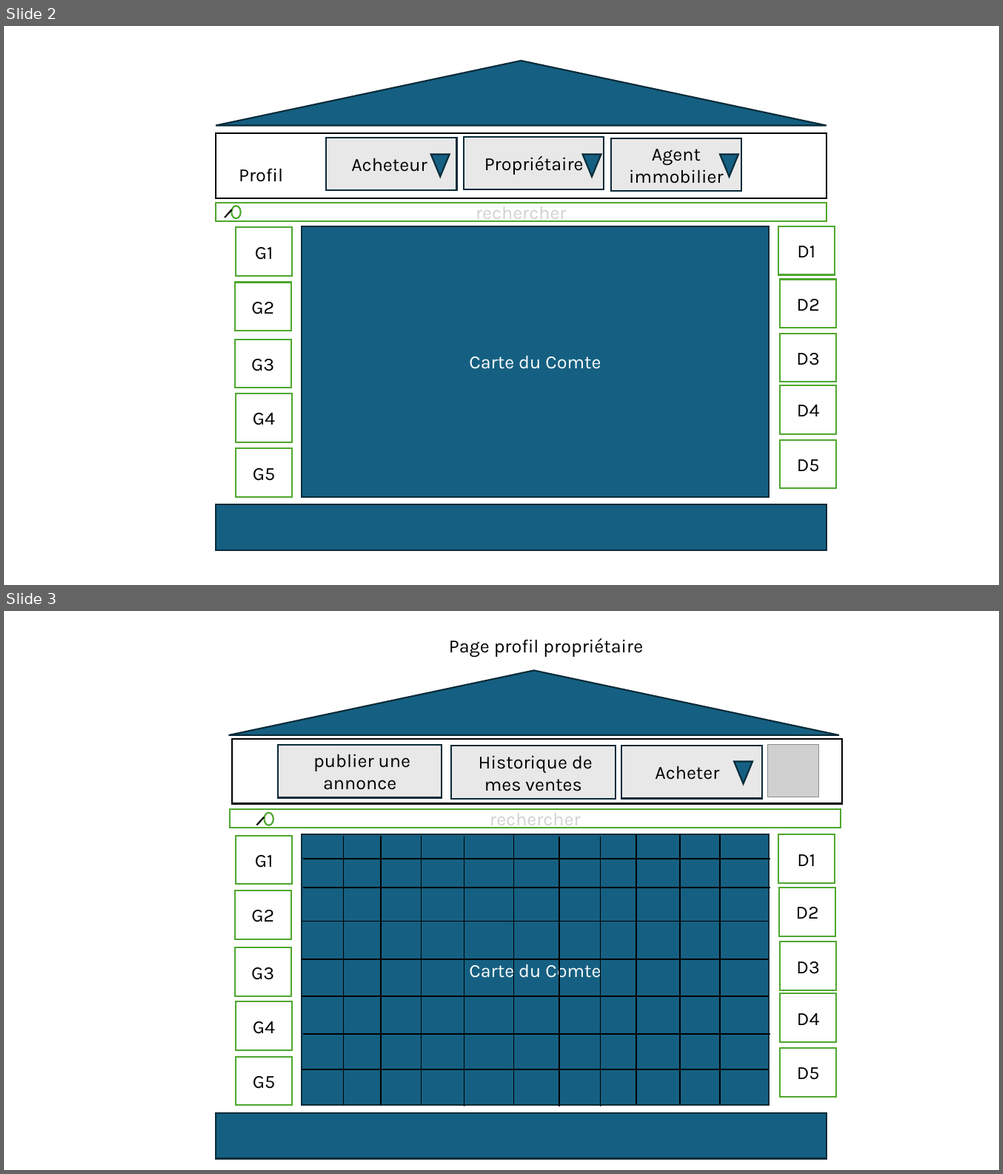
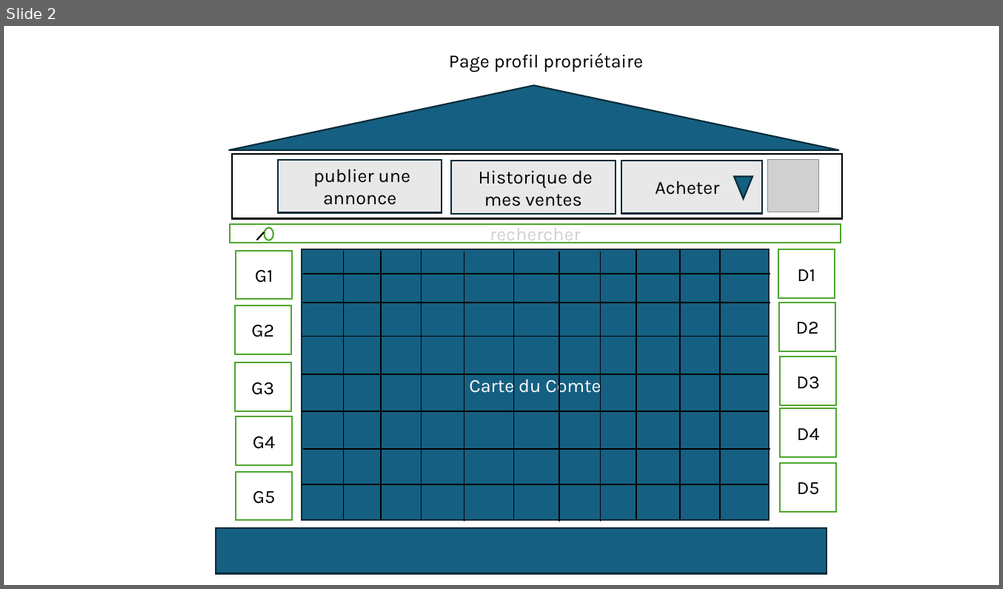
Before and after one commit to cours-de-visualisations/projet1, a slide deck: visualisation.pptx. Shown one above the other, each under a label of ours: slides 2 and 3 before the commit, slide 2 after it. The pictures are 1003x1174 and 1003x589 pixels, drawn with LibreOffice and Linux fonts; fonts in the diff are those of the drawing; grey boxes stand for pictures. Boxes give left, top, right and bottom in pixels: in the first picture for what was removed or moved away, otherwise in the second. Text is boxed around its words. In the diff, an @@ line names an element or a change of style, - is before the commit and + after.

```diff
--- a/visualisation.pptx
+++ b/visualisation.pptx
@@ slide 2 removed at (4,26,999,585), background #FFFFFF @@
@@ triangle removed at (216,61,826,126) @@
@@ rectangle removed at (216,133,826,198) @@
@@ rectangle removed at (327,138,457,191) @@
-Acheteur
@@ triangle removed at (431,154,449,177) @@
@@ rectangle removed at (464,137,604,190) @@
-Propriétaire
@@ triangle removed at (582,154,601,177) @@
@@ rectangle removed at (611,138,741,192) @@
-Agent immobilier
@@ triangle removed at (720,154,738,177) @@
@@ text removed at (239,168,283,182) @@
-Profil
@@ rectangle removed at (216,203,826,221) @@
-rechercher
@@ line removed from (232, 210) to (225, 218) @@
@@ ellipse removed at (232,206,241,218) @@
@@ rectangle removed at (236,227,292,276) @@
-G1
@@ rectangle removed at (301,227,768,497) @@
-Carte du Comte
@@ rectangle removed at (779,227,834,275) @@
-D1
@@ rectangle removed at (235,283,290,331) @@
-G2
@@ rectangle removed at (780,280,836,328) @@
-D2
@@ rectangle removed at (780,333,836,382) @@
-D3
@@ rectangle removed at (235,339,290,388) @@
-G3
@@ rectangle removed at (236,394,292,443) @@
-G4
@@ rectangle removed at (780,386,836,434) @@
-D4
@@ rectangle removed at (780,440,836,488) @@
-D5
@@ rectangle removed at (236,449,292,497) @@
-G5
@@ rectangle removed at (216,505,826,551) @@
@@ what was slide 3 is now slide 2 @@
```
Also in this commit, not shown: 1 slide changed.
